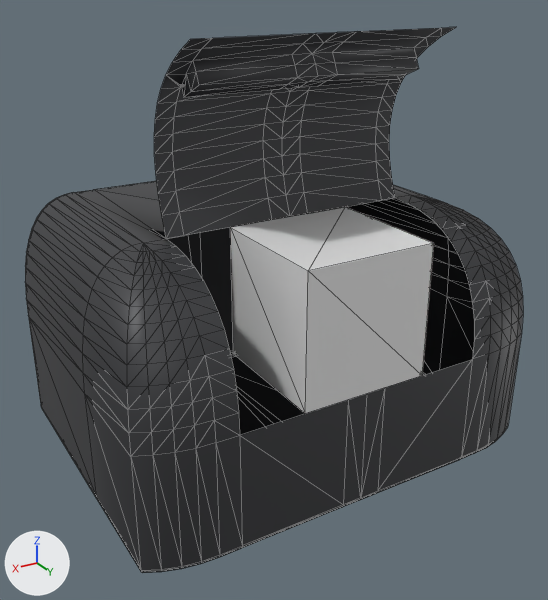
The glTF model boxminsim.glb: old version first, new version second.
Before and after are seen from a 50 mm lens placed at (5.76, 8.14, 4.29), pointed at (0.13, -1.25, -0.4). The axes (+X, +Y, +Z) are drawn at lower left. The lights are the same throughout. The picture after the commit comes second. Mesh edges are drawn as thin lines. Vertices at exactly the same position are counted once.

In view in the first picture: 'Coons_AutoSurf', 'Cube'.
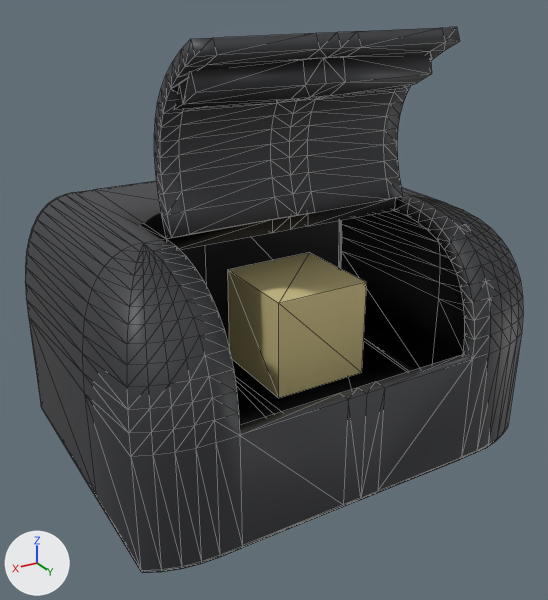
The change, as a diff of the scene's bpy script:
```diff
--- a/boxminsim.glb.py
+++ b/boxminsim.glb.py
@@ mat_material_004 @@
+mat_material_004 = principled_material('Material.004')
+mat_material_004.base_color = (0.8, 0.697, 0.355)  # beige #e7d9a1
+mat_material_004.metallic = 0.394
+mat_material_004.roughness = 0.924
@@ me_coons_autosurf_001 @@
 # used by ob_coons_autosurf; location = (0.0, 0.0, 0.0)
-me_coons_autosurf_001.from_pydata(...)  # 583 vertices, 1104 faces; spans x -3.31..3.31, y -4.15..1.0, z -2.84..3.63
+me_coons_autosurf_001.from_pydata(...)  # 1171 vertices, 2344 faces; spans x -3.31..3.31, y -4.15..1.0, z -2.84..3.63
+# me_coons_autosurf_001 part 1: 588 vertices added at x -3.2..3.2, y -4.04..0.89, z -2.72..3.45
 me_coons_autosurf_001.materials.append(mat_material_003)
@@ me_cube_008 @@
 # used by ob_cube; location = (0.0, 0.0, 0.0)
-me_cube_008.from_pydata(...)  # 8 vertices, 12 faces; spans x -1.0..1.0, y -1.0..1.0, z -1.0..1.0
+me_cube_008.from_pydata(...)  # 8 vertices, 12 faces; spans x -0.89..0.65, y -1.79..-0.25, z -1.51..0.04
+# me_cube_008 part 2: the whole mesh is scaled about its middle by 0.771, then moved by (-0.12, -1.02, -0.73)
+me_cube_008.materials.append(mat_material_004)  # beige #e7d9a1
```

Where the change shows, as pixel boxes [x1, y1, x2, y2] in the pictures (548 x 600 px):
'Cube', recoloured, moved, rescaled (32% narrower, 30% shorter)
    before: [230, 207, 434, 414]
    after: [228, 253, 367, 398]
part 1 of me_coons_autosurf_001, added
    after: [154, 27, 474, 435]
